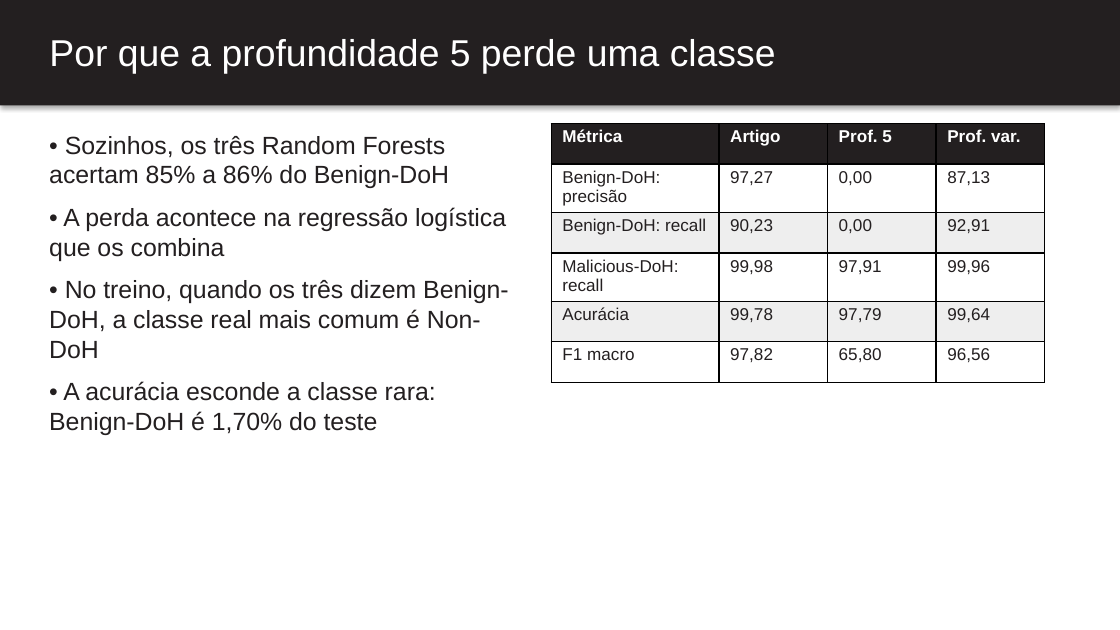
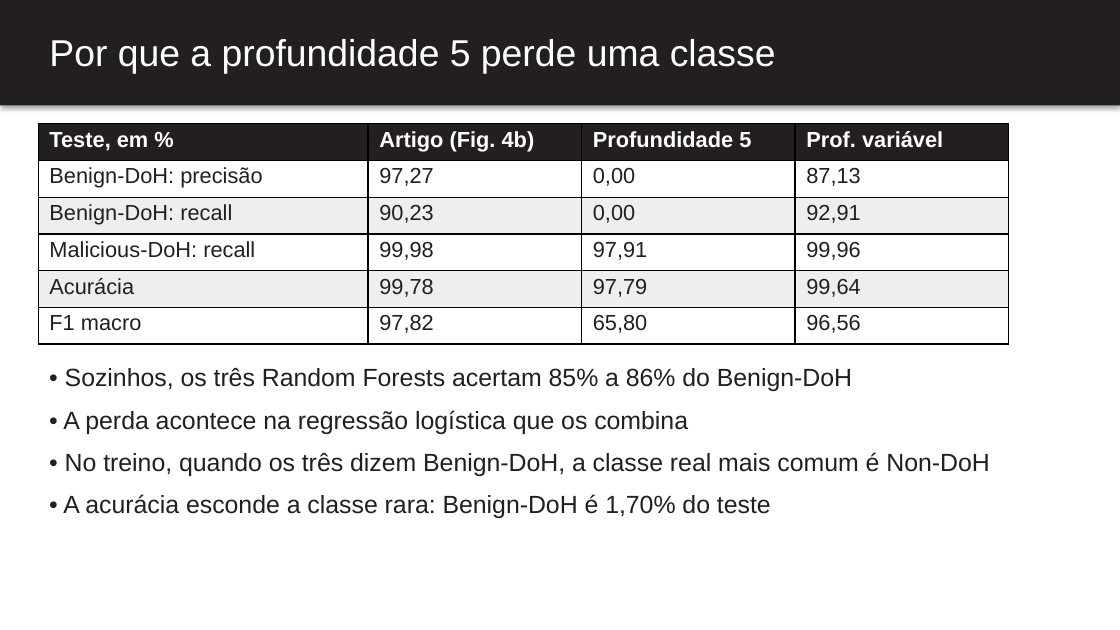
Before and after one commit to BrenoRev/Tecnicas_Ataque_Deteccao_Intrusao, a slide deck: slide 6 of project/report/apresentacao.pptx. Drawn at 1120x630 pixels with LibreOffice and Linux fonts; fonts in the diff are those of the drawing. Boxes give left, top, right and bottom in pixels: in the first picture for what was removed or moved away, otherwise in the second. Text is boxed around its words. In the diff, an @@ line names an element or a change of style, - is before the commit and + after.

```diff
--- a/project/report/apresentacao.pptx
+++ b/project/report/apresentacao.pptx
@@ table at (x1=38, y1=123, x2=1010, y2=344) @@
-row 1: Métrica | Artigo | Prof. 5 | Prof. var.
+row 1: Teste, em % | Artigo (Fig. 4b) | Profundidade 5 | Prof. variável
@@ size 11 to 14 pt in "Benign-DoH: precisão", "97,27", "0,00", "87,13" and 16 more places @@
@@ table resized from (x1=551, y1=123, x2=1045, y2=366) to (x1=38, y1=123, x2=1010, y2=344) @@
@@ text "• Sozinhos, os três Random ..." rewrapped from (x1=49, y1=136, x2=509, y2=435) to (x1=63, y1=368, x2=989, y2=518) @@
```
Also in this commit, not shown: 10 other slides changed, 1 other file.
